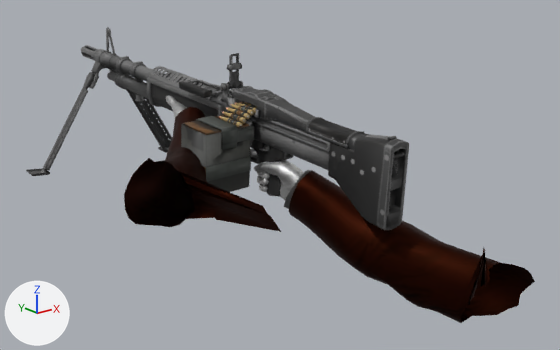
The OBJ model GameData/Animations/LMG/Fire/frame_30.obj, before and after one commit.
Both versions are drawn from a 50 mm lens placed at (-1.46, -1.5, 0.38), pointed at (0.17, 0.54, -0.43). The axes (+X, +Y, +Z) are drawn at lower left. The lights are the same throughout. Where no turn or scale is listed for an object, it has been applied to the vertices.
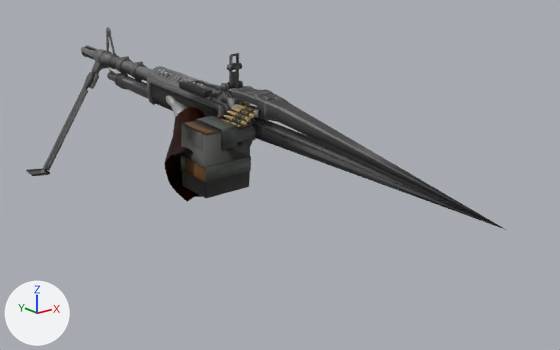
Where the change shows, as pixel boxes (x1, y1, x2, y2) in the pictures (560 x 350 px):
'Mesh.005', reshaped (25% wider)
    before: (26, 27, 409, 230)
    after: (26, 27, 506, 230)
'PlayerModelMerged.001_PlayerModelMerged', reshaped
    before: (124, 95, 535, 323)
    after: (164, 95, 206, 202)
part 1 of me_mesh_005, deleted (black)
    before: (116, 70, 405, 197)
part 2 of me_mesh_005, cut back
    before: (81, 45, 409, 230)
    after: (94, 51, 506, 230)
part 3 of me_playermodelmerged_001_playermodelmerged, deleted
    before: (250, 148, 303, 200)
part 4 of me_playermodelmerged_001_playermodelmerged, deleted (black)
    before: (289, 170, 535, 323)
part 5 of me_playermodelmerged_001_playermodelmerged, deleted
    before: (284, 170, 310, 209)
part 6 of me_playermodelmerged_001_playermodelmerged, deleted
    before: (124, 151, 281, 232)

The change in detail:
me_mesh_005 is used by ob_mesh_005; location (0.0, 0.0, 0.0).
me_mesh_005 had 10811 vertices, 20781 faces, 17 loose edges and spanned x -0.31..0.41, y -0.08..1.83, z -0.62..0.0.
me_mesh_005 now has 3878 vertices, 6644 faces, 13 loose edges and spans x -0.31..0.14, y -0.43..1.83, z -0.62..0.0.
me_mesh_005 part 1: 18 loose pieces with 1225 vertices, spanning x 0.04..0.41, y -0.07..1.69, z -0.62..-0.13, are deleted.
me_mesh_005 part 2: 201 vertices moved within x -0.11..0.12, y 0.5..1.82, z -0.3..-0.12; 5825 vertices removed from x -0.15..0.15, y -0.08..1.83, z -0.44..-0.06; 117 vertices added at x -0.06..0.12, y -0.43..1.52, z -0.33..-0.02.
me_playermodelmerged_001_playermodelmerged is used by ob_playermodelmerged_001_playermodelmerged; location (0.0, 0.0, 0.0).
me_playermodelmerged_001_playermodelmerged had 1157 vertices, 2192 faces and spanned x -0.497..0.46, y -0.323..1.072, z -0.748..-0.206.
me_playermodelmerged_001_playermodelmerged now has 475 vertices, 890 faces and spans x -0.222..0.145, y 0.554..1.072, z -0.478..-0.206.
me_playermodelmerged_001_playermodelmerged part 3: the loose piece of 328 vertices spanning x 0.043..0.142, y 0.295..0.577, z -0.477..-0.324 is deleted.
me_playermodelmerged_001_playermodelmerged part 4: the loose piece of 208 vertices spanning x 0.025..0.46, y -0.323..0.374, z -0.748..-0.345 is deleted.
me_playermodelmerged_001_playermodelmerged part 5: the loose piece of 40 vertices spanning x 0.027..0.166, y 0.237..0.391, z -0.51..-0.345 is deleted.
Part 6, on me_playermodelmerged_001_playermodelmerged:
106 vertices are removed from x -0.497..-0.135, y -0.023..0.654, z -0.48..-0.236.
210 faces are deleted.
